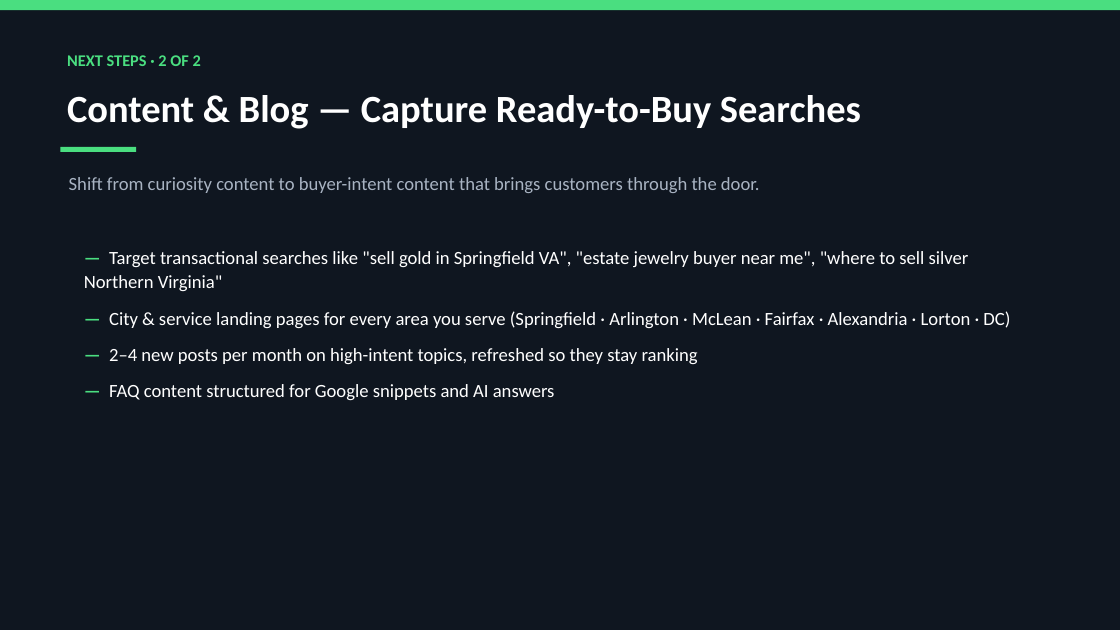
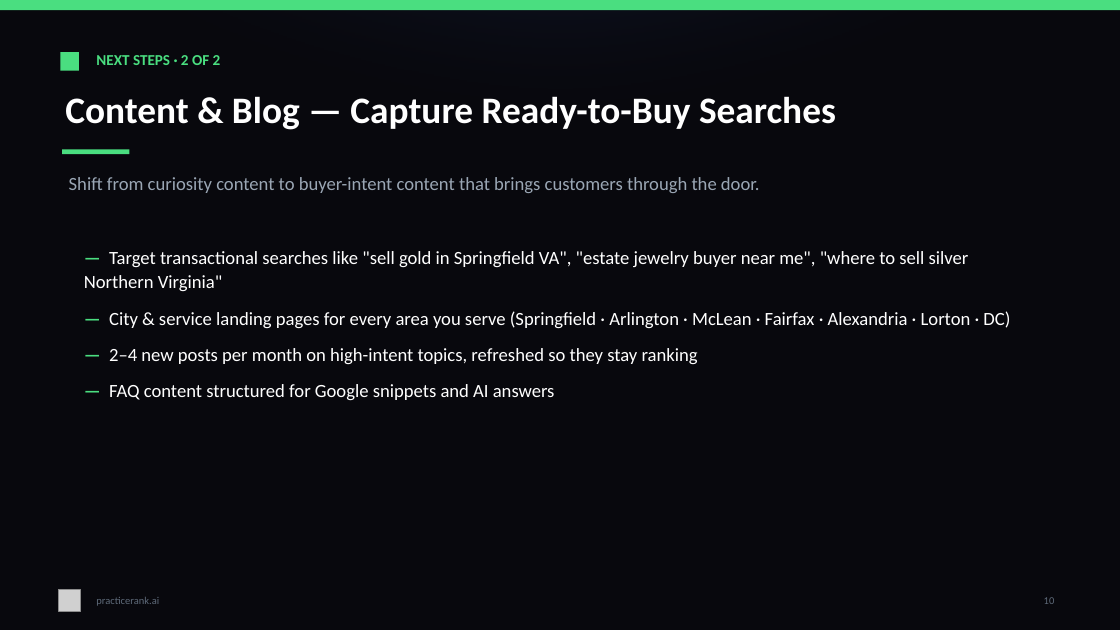
Before and after one commit to sathvik-vadlakunta/inCentivee, a slide deck: slide 10 of deliverables/PracticeRank-SEO-Strategy-Paradigm-Experts.pptx. Drawn at 1120x630 pixels with LibreOffice and Linux fonts; fonts in the diff are those of the drawing; grey boxes stand for pictures. Boxes give left, top, right and bottom in pixels: in the first picture for what was removed or moved away, otherwise in the second. Text is boxed around its words. In the diff, an @@ line names an element or a change of style, - is before the commit and + after.

Commit message:
deck: rebrand to practicerank.ai dark mode (near-black + radial glows + green)
Match the site's dark aesthetic and elevate: #08080d base, soft radial navy
glow (top) + faint green corner glow via soft-edge ellipses, subtle card
borders, green tick + accent rule on section headings, per-slide footer with
logo mark + page number. Refined palette (white 86%/muted/faint text).

```diff
--- a/deliverables/PracticeRank-SEO-Strategy-Paradigm-Experts.pptx
+++ b/deliverables/PracticeRank-SEO-Strategy-Paradigm-Experts.pptx
@@ rectangle at box(0, 0, 1120, 630): fill #0F1620 to #08080D @@
@@ ellipse added at box(0, 0, 1120, 155), fill #16213E at 46% opacity @@
@@ rectangle added at box(60, 52, 79, 71), fill #4ADE80 @@
@@ text "NEXT STEPS · 2 OF ...": place and size @@
-text "NEXT STEPS · 2 OF ..." at box(67, 55, 201, 66)
+text "NEXT STEPS · 2 OF ..." at box(96, 55, 221, 65)
@@ text "NEXT STEPS · 2 OF ..." at box(96, 55, 221, 65): size 14 to 13 pt @@
@@ text "Content & Blog — Capture ..." at box(65, 96, 836, 130): size 33 to 32 pt @@
@@ text "Shift from curiosity content to ..." at box(69, 177, 760, 193): text colour #A8B3C2 to #9AA6B4 @@
@@ rectangle: place and size @@
-rectangle at box(60, 147, 136, 152)
+rectangle at box(62, 150, 129, 155)
@@ picture added at box(59, 590, 81, 612) @@
@@ text added at box(96, 597, 159, 606), 9 pt, text #5E6A79 @@
+practicerank.ai
@@ text added at box(1044, 597, 1055, 604), 9 pt, text #5E6A79 @@
+10
```
Also in this commit, not shown: 12 other slides changed, 1 other file.
